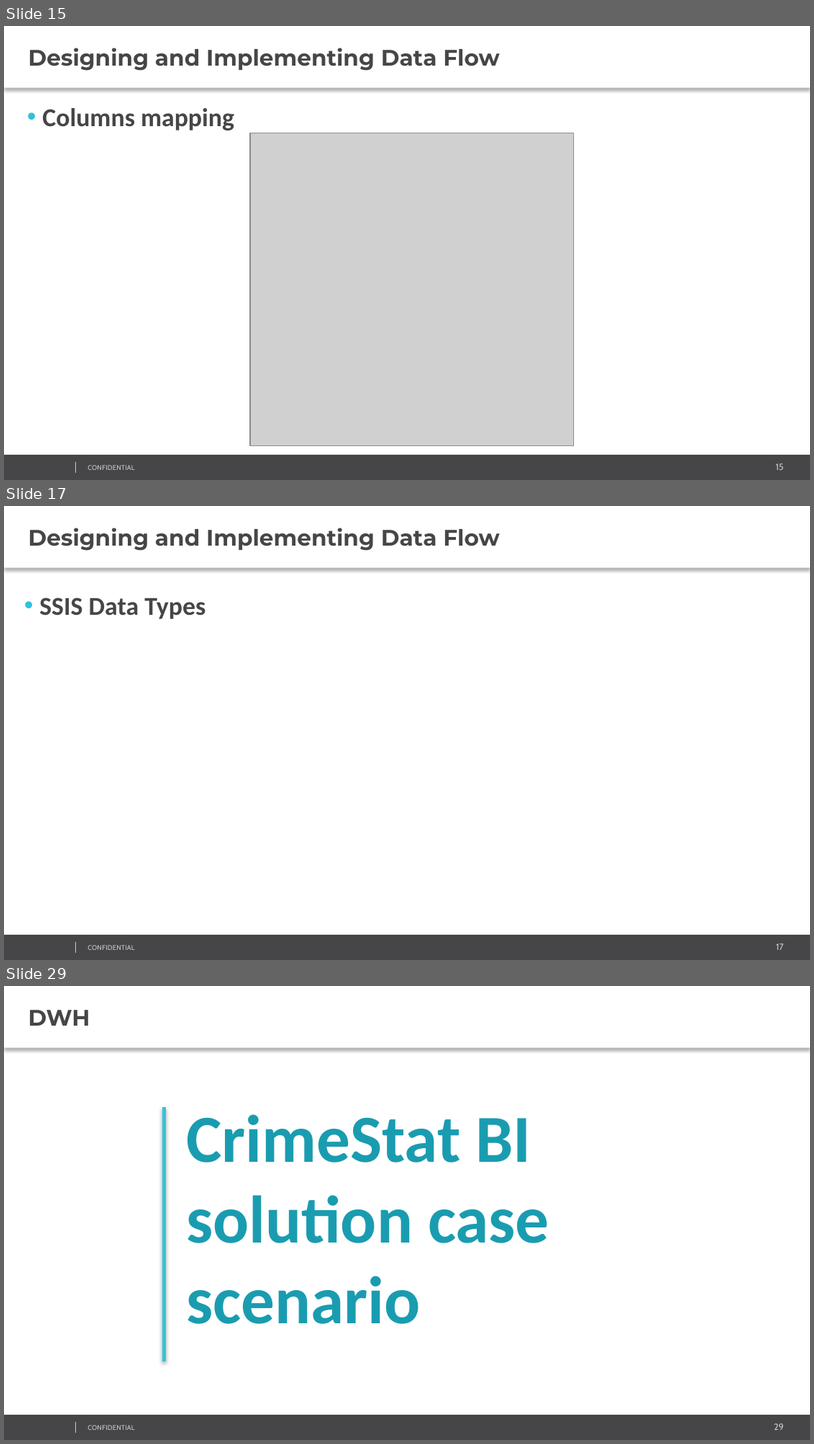
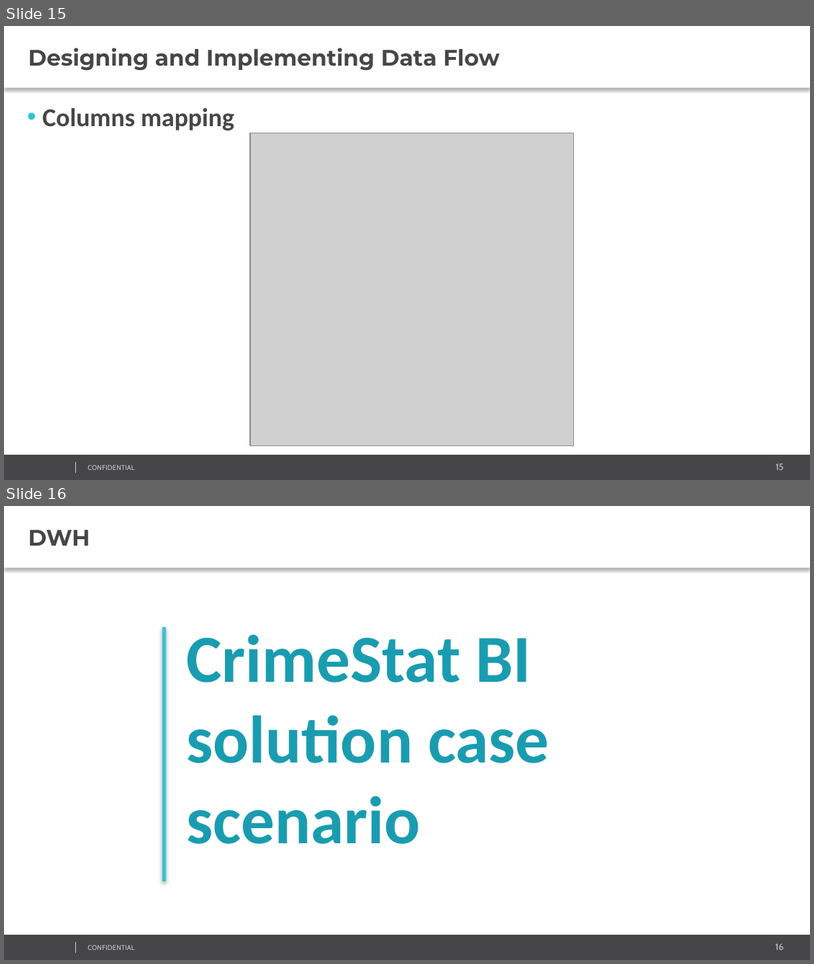
Before and after one commit to AndreyQC/MSBI.Lab, a slide deck: MSBI.Lecture.15/MSBI.Dev.S19E15.pptx. Shown one above the other, each under a label of ours: slides 15, 17 and 29 before the commit, slides 15 and 16 after it; the slides between them are not shown. The pictures are 814x1444 and 814x964 pixels, drawn with LibreOffice and Linux fonts; fonts in the diff are those of the drawing; grey boxes stand for pictures; background and template pictures are left out. Boxes give left, top, right and bottom in pixels: in the first picture for what was removed or moved away, otherwise in the second. Text is boxed around its words. In the diff, an @@ line names an element or a change of style, - is before the commit and + after.

```diff
--- a/MSBI.Lecture.15/MSBI.Dev.S19E15.pptx
+++ b/MSBI.Lecture.15/MSBI.Dev.S19E15.pptx
@@ slide 17 removed at [4,506,810,960], background #FFFFFF; not listed: 4 template elements that a slide beside it also shows @@
@@ text removed at [4,506,810,568] @@
-Designing and Implementing Data Flow
@@ text removed at [39,597,206,619] @@
-    • SSIS Data Types
@@ what was slide 29 is now slide 16 @@
@@ page number at [776,943,784,950]: text changed @@
-29
+16
```
Also in this commit, not shown: 12 other slides removed.
